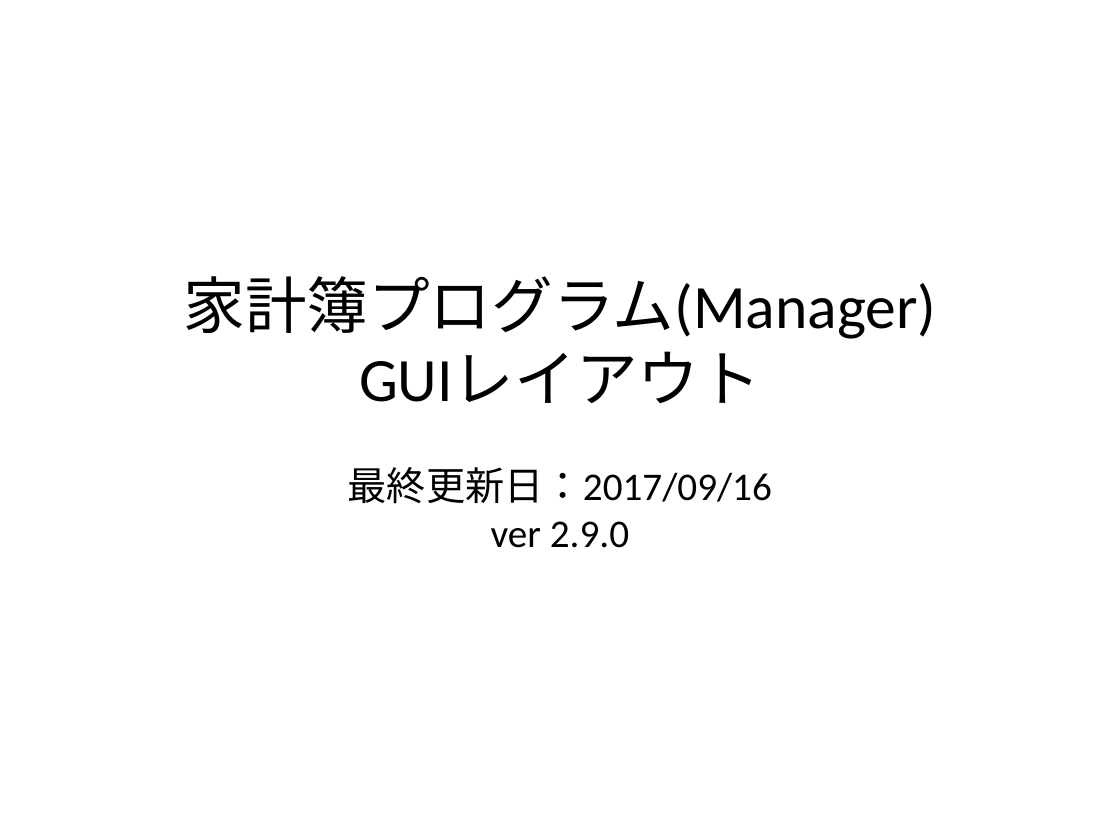
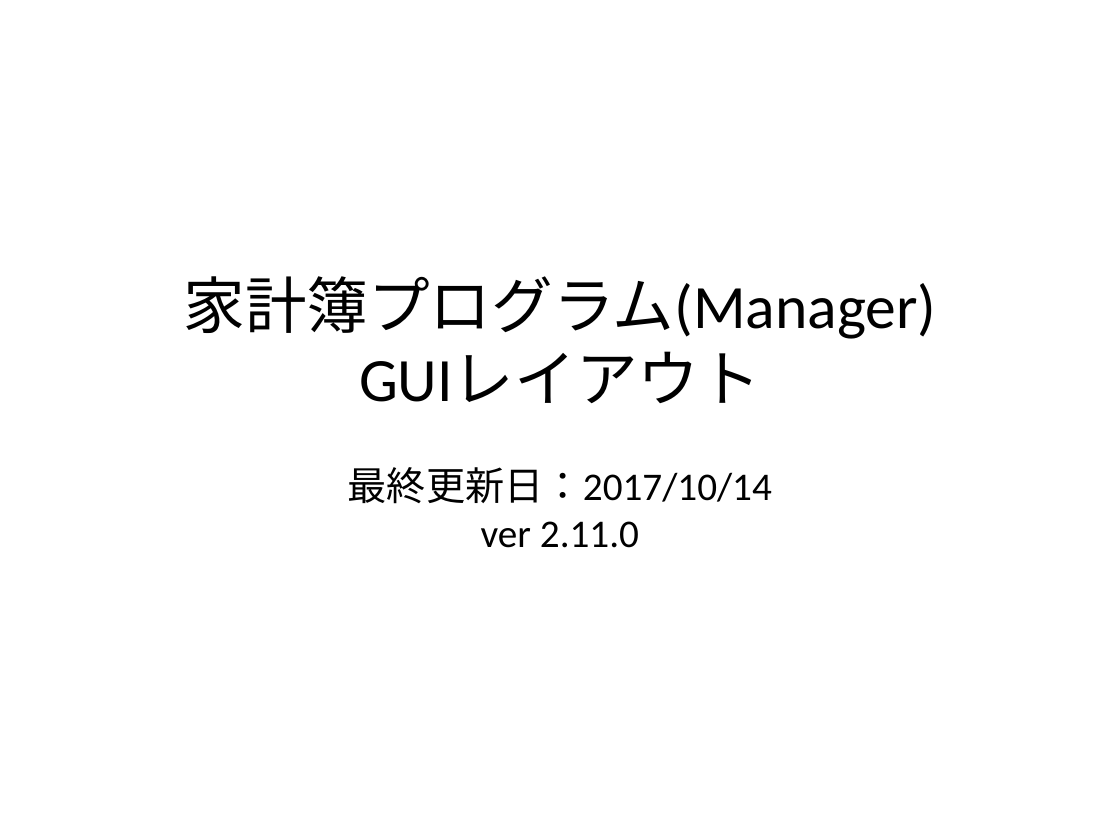
Before and after one commit to Leonis0813/chort, a slide deck: slide 1 of payment_manager/bin/algieba.pptx. Drawn at 1120x840 pixels with LibreOffice and Linux fonts; fonts in the diff are those of the drawing. Boxes give left, top, right and bottom in pixels: in the first picture for what was removed or moved away, otherwise in the second. Text is boxed around its words. In the diff, an @@ line names an element or a change of style, - is before the commit and + after.

```diff
--- a/payment_manager/bin/algieba.pptx
+++ b/payment_manager/bin/algieba.pptx
@@ title at bbox=[184, 276, 937, 548]: text changed @@
-家計簿プログラム(Manager)
-GUIレイアウト
-最終更新日：2017/09/16
-ver 2.9.0
+家計簿プログラム(Manager)
+GUIレイアウト
+最終更新日：2017/10/14
+ver 2.11.0
```
Also in this commit, not shown: 4 other slides changed, 7 other files.
